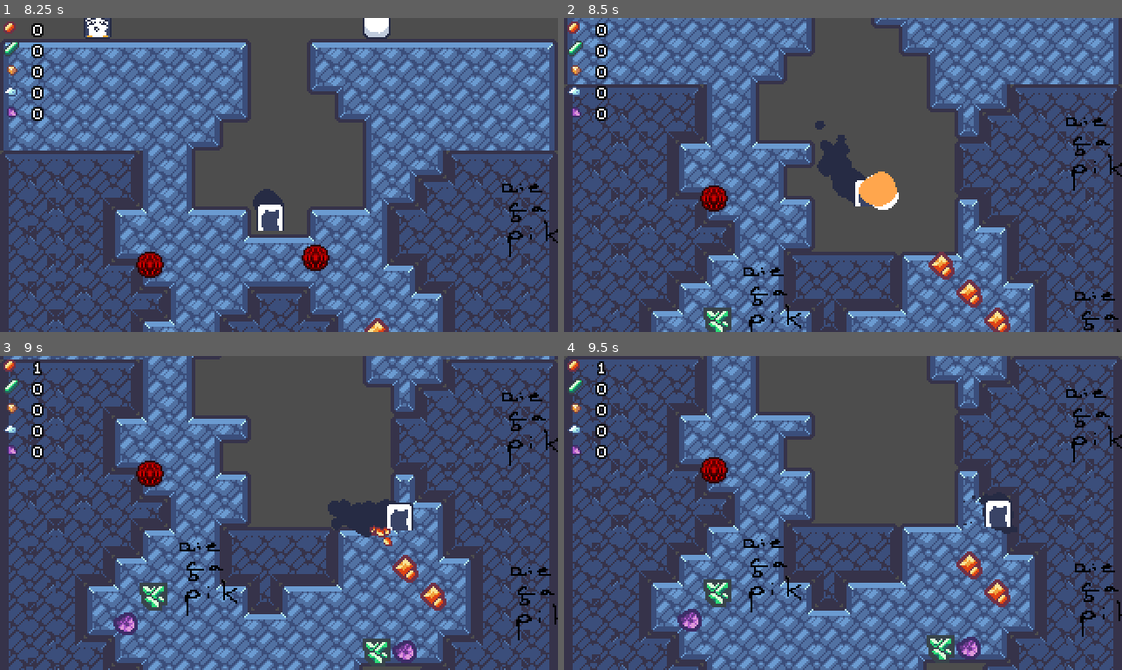
Above: before the commit, frames 1-4 (two rows, left to right).
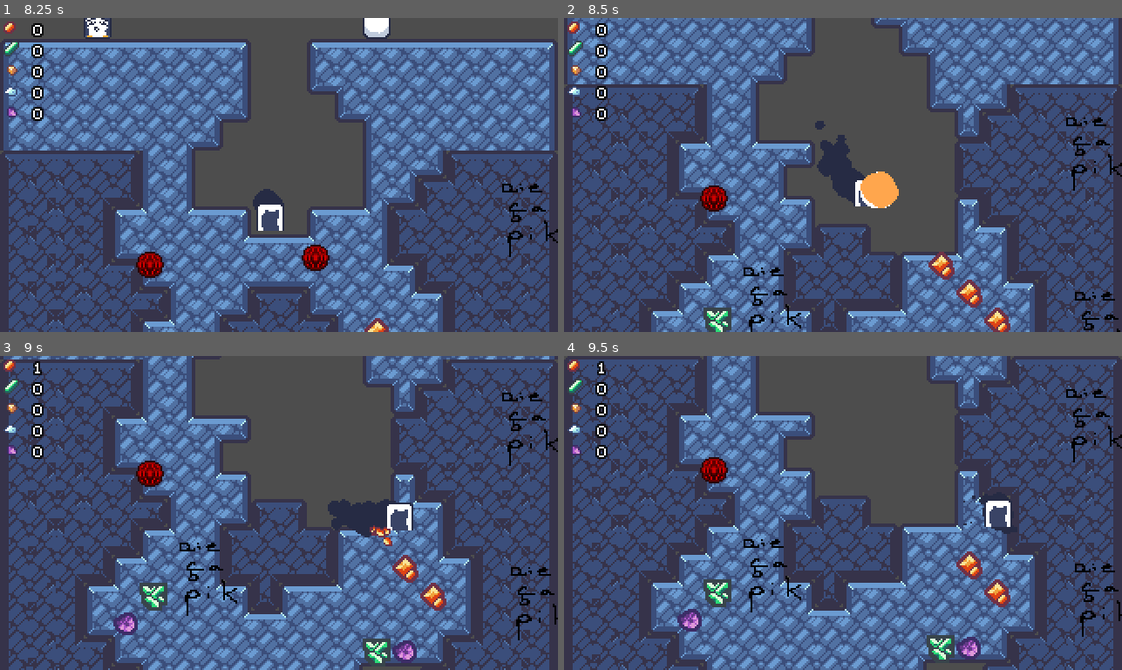
Above: after the commit, the same moments.

Repository: Ninesliced/ludumdare-57
Game: Godot game, scene res://scenes/main.tscn
The game is run twice, just before and just after one commit, with the same random seed, the same clock (stepped at 60 frames per second) and the same inputs. The engine's default icon, where the game draws it, is replaced by a stand-in: a white triangle on a blue panel in a dark square.
Inputs (mouse positions are in pixels of both pictures, inside the frame that each line leads up to):
- Up to frame 1 (8.25 s): move the mouse to (401, 159) at 0.52 s; hold D (right) 0.53-1.25 s; hold J (burrow) 0.53-1.25 s; click (401, 159) at 0.67 s; tap Space (jump) at 0.77, 3.77, 6.77 s; drag from (167, 190) to (379, 300) at 1.27 s; move the mouse to (334, 105) at 2.02 s; hold A (left) 2.03-2.75 s; hold J (burrow) 2.03-2.75 s; drag from (251, 237) to (323, 313) at 2.77 s; move the mouse to (446, 222) at 3.52 s; hold D (right) 3.53-4.25 s; hold J (burrow) 3.53-4.25 s; drag from (111, 127) to (150, 319) at 4.27 s; tap Enter at 5 s; move the mouse to (306, 175) at 5.02 s; hold D (right) 5.03-5.75 s; hold J (burrow) 5.03-5.75 s; click (306, 175) at 5.17 s; drag from (195, 96) to (318, 269) at 5.77 s; tap R (restart) at 6.5 s; move the mouse to (401, 159) at 6.52 s; hold A (left) 6.53-7.25 s; hold J (burrow) 6.53-7.25 s; drag from (167, 190) to (351, 234) at 7.27 s; move the mouse to (334, 105) at 8.02 s; hold D (right) from 8.03 s (still down); hold J (burrow) from 8.03 s (still down)
- Up to frame 2 (8.5 s): keep holding D (right); keep holding J (burrow)
- Up to frame 3 (9 s): release D (right) at 8.75 s; release J (burrow) at 8.75 s; drag from (251, 575) to (150, 491) at 8.77 s
- Up to frame 4 (9.5 s): no input

Frame 1 is identical in both runs. In frame 2, 1.1% of the frame differs, in the area x 45-60%, y 48-78%; in frame 3, 1.0%; in frame 4, 1.0%.

Commit message:
bombs can break bedrock or not

Diff:
--- a/scenes/entities/blocks/bombs.gd
+++ b/scenes/entities/blocks/bombs.gd
@@ -3,8 +3,10 @@
 
 const BOMB_RADUIS = 3
 
+@export var break_bedrock: bool = false;
 var collected : bool = false
 @onready var sprite: AnimatedSprite2D = %Sprite2D
+
 
 func _on_area_2d_body_entered(body:Node2D) -> void:
 	if collected:
@@ -19,6 +21,12 @@
 	for dx in range(-BOMB_RADUIS, BOMB_RADUIS):
 		for dy in range(-BOMB_RADUIS, BOMB_RADUIS):
 			if dx*dx +dy*dy <= BOMB_RADUIS*BOMB_RADUIS:
+				var mapcell = globalMap.get_cell_tile_data(int_position+Vector2i(dx, dy))
+				if !mapcell:
+					continue
+				var is_bedrock = mapcell.get_collision_polygons_count(1) == 1
+				if !break_bedrock && is_bedrock:
+					continue
 				cells.append(int_position+Vector2i(dx, dy))
 	globalMap.set_cells_terrain_connect(cells, 0,-1)
 				# globalMap.set_cell(int_position+Vector2i(dx, dy), -1)
--- a/scenes/map/map_loader.gd
+++ b/scenes/map/map_loader.gd
@@ -86,6 +86,7 @@
 			if mapcell && is_instance_of(mapcell, TileData) && Map:
 				Map.set_cell(Vector2i(pixelx, pixely+current_depth), source_id, atlas_coords, alternative_tile)
 				var random = get_random_ore()
+				# mapcell.get_collision_polygons_count(1) == 0 :: C'est un block placabke
 				if(random != null) && current_depth != 0 && mapcell.get_collision_polygons_count(1) == 0:
 					%Ores.set_cell(Vector2i(pixelx, pixely+current_depth) ,3 ,Vector2i(0,0), random.tile_id)#, Vector2(random.tile_y, 4))
 	# layerA.position.y = current_depth*16
--- a/scenes/map/map_loader.tscn
+++ b/scenes/map/map_loader.tscn
@@ -18,9 +18,11 @@
 
 [node name="Bombs" parent="." instance=ExtResource("3_pm3rx")]
 position = Vector2(86, 257)
+break_bedrock = false
 
 [node name="Bombs2" parent="." instance=ExtResource("3_pm3rx")]
 position = Vector2(181, 253)
+break_bedrock = false
 
 [node name="Spikes" parent="." instance=ExtResource("4_bnx3j")]
 position = Vector2(124, 316)
Not shown: 1 places in scenes/map/map_loader.tscn that only renumber resources
